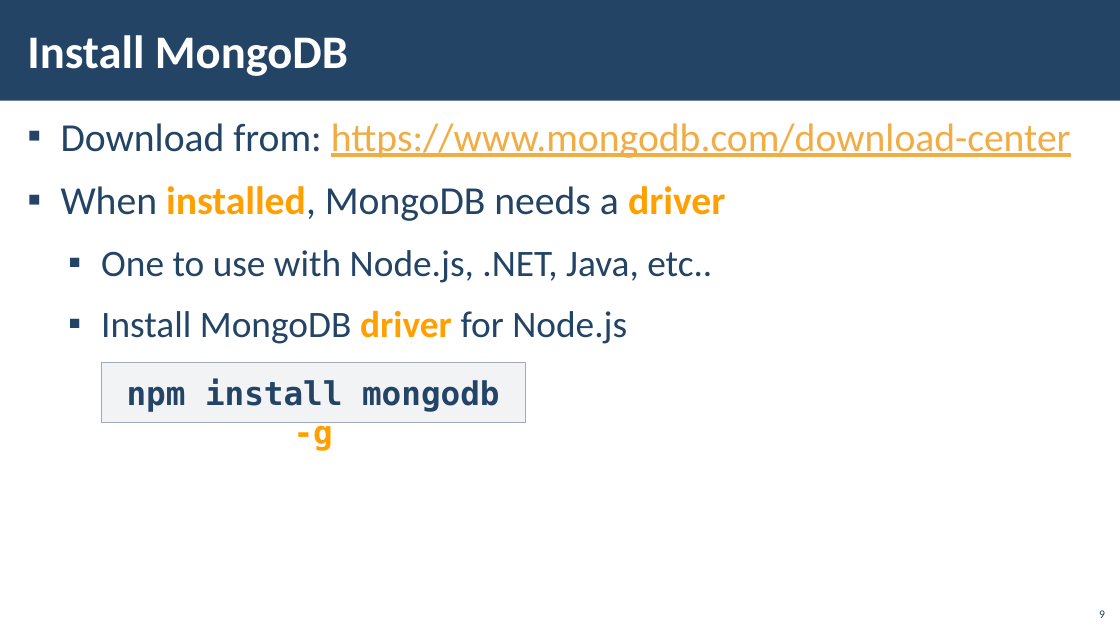
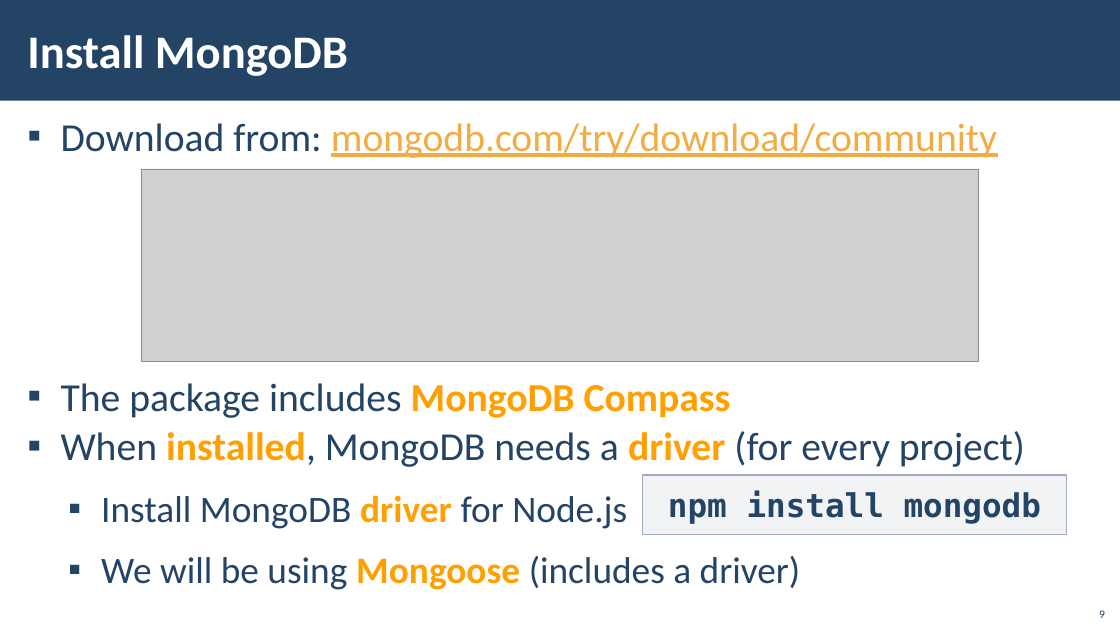
Before and after one commit to ErayErol/Software-University-Courses, a slide deck: slide 9 of 2021.09 - [ JS Back End ]/05 - [ NoSQL And MongoDB ]/00 - [ Resources ]/Presentation.pptx. Drawn at 1120x630 pixels with LibreOffice and Linux fonts; fonts in the diff are those of the drawing; grey boxes stand for pictures; background and template pictures are left out. Boxes give left, top, right and bottom in pixels: in the first picture for what was removed or moved away, otherwise in the second. Text is boxed around its words. In the diff, an @@ line names an element or a change of style, - is before the commit and + after.

```diff
--- a/2021.09 - [ JS Back End ]/05 - [ NoSQL And MongoDB ]/00 - [ Resources ]/Presentation.pptx
+++ b/2021.09 - [ JS Back End ]/05 - [ NoSQL And MongoDB ]/00 - [ Resources ]/Presentation.pptx
@@ text at [61, 123, 1025, 467]: text changed @@
-▪ Download from: https://www.mongodb.com/download-center
-▪ When installed, MongoDB needs a driver
-  ▪ One to use with Node.js, .NET, Java, etc..
+▪ Download from: mongodb.com/try/download/community
+▪ The package includes MongoDB Compass
+▪ When installed, MongoDB needs a driver (for every project)
@@ picture added at [141, 169, 979, 361] @@
@@ rectangle "npm install mongodb": place and size @@
-rectangle "npm install mongodb" at [101, 363, 525, 423]
+rectangle "npm install mongodb" at [643, 475, 1067, 534]
@@ text in rectangle at [668, 490, 1041, 524]: text changed @@
-npm install mongodb -g
+npm install mongodb
@@ text at [101, 556, 801, 590]: paragraph added @@
+  ▪ We will be using Mongoose (includes a driver)
```
Also in this commit, not shown: 21 other slides changed, 6 slides added.
